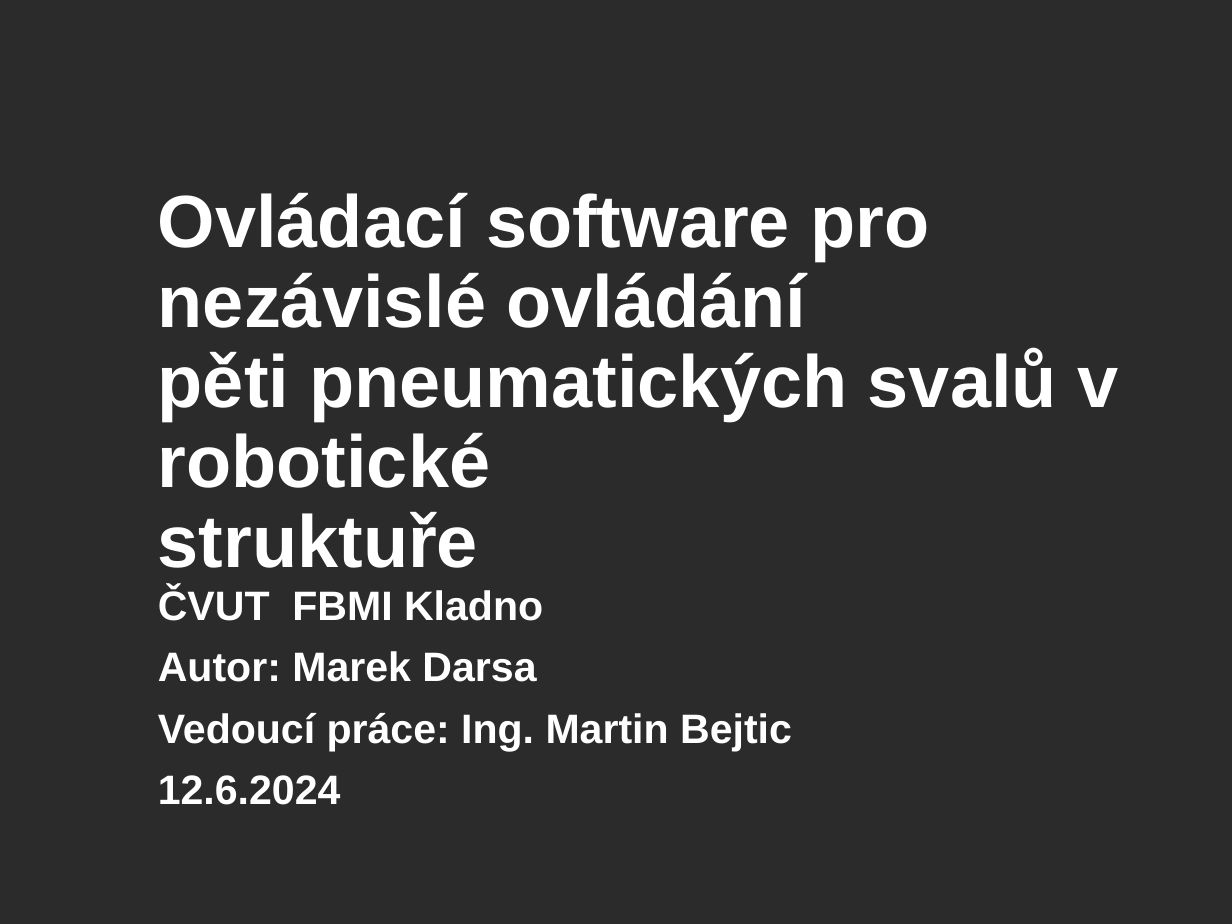
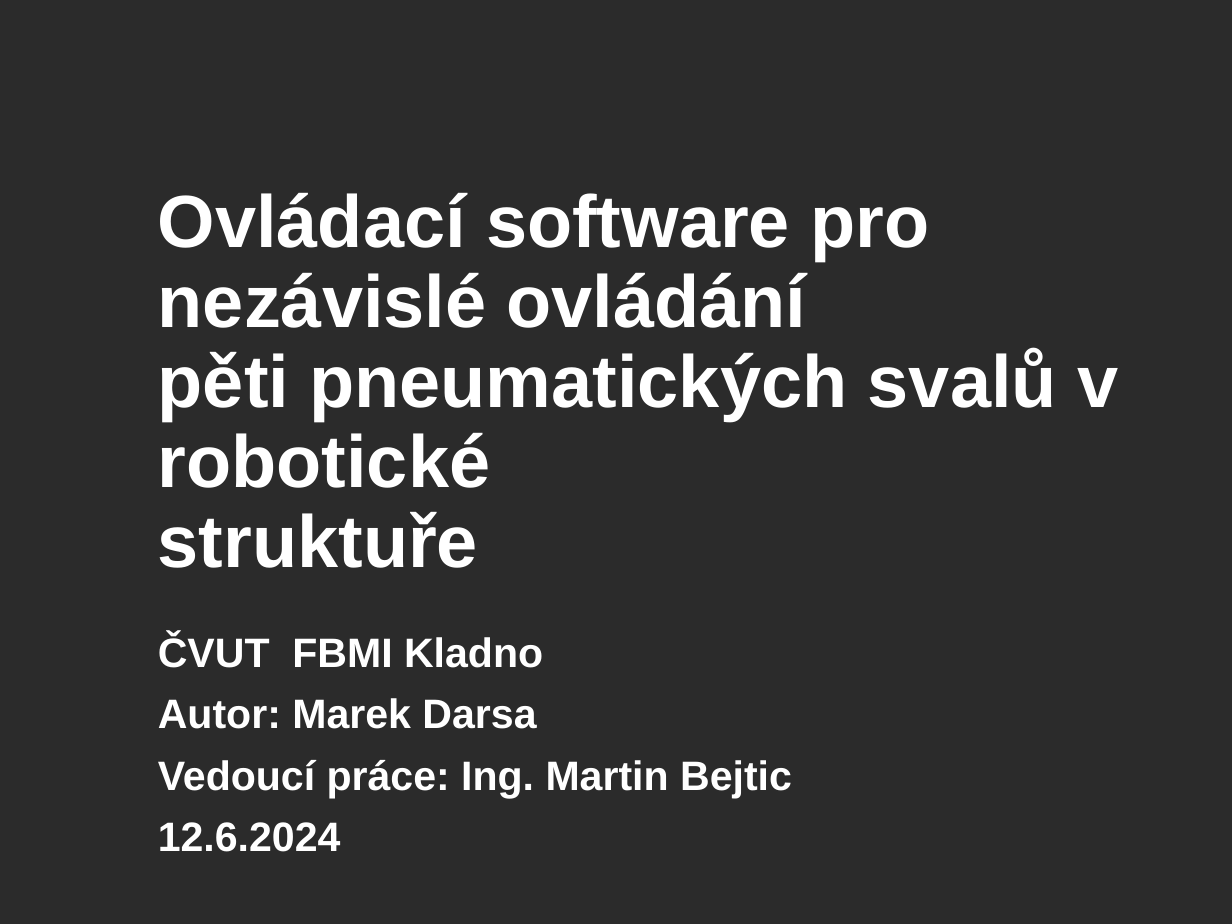
Before and after one commit to IronKnee22/Bakalarka, a slide deck: slide 1 of Obhajoba_darsamar.pptx. Drawn at 1232x924 pixels with LibreOffice and Linux fonts; fonts in the diff are those of the drawing; background and template pictures are left out; a plain dark background stands for a picture behind light text. Boxes give left, top, right and bottom in pixels: in the first picture for what was removed or moved away, otherwise in the second. Text is boxed around its words. In the diff, an @@ line names an element or a change of style, - is before the commit and + after.

```diff
--- a/Obhajoba_darsamar.pptx
+++ b/Obhajoba_darsamar.pptx
@@ subtitle "ČVUT FBMI Kladno": place and size @@
-subtitle "ČVUT FBMI Kladno" at (158,587,792,805)
+subtitle "ČVUT FBMI Kladno" at (158,634,792,852)
```
Also in this commit, not shown: 1 other slide changed, 9 slides added, 5 slides removed.
